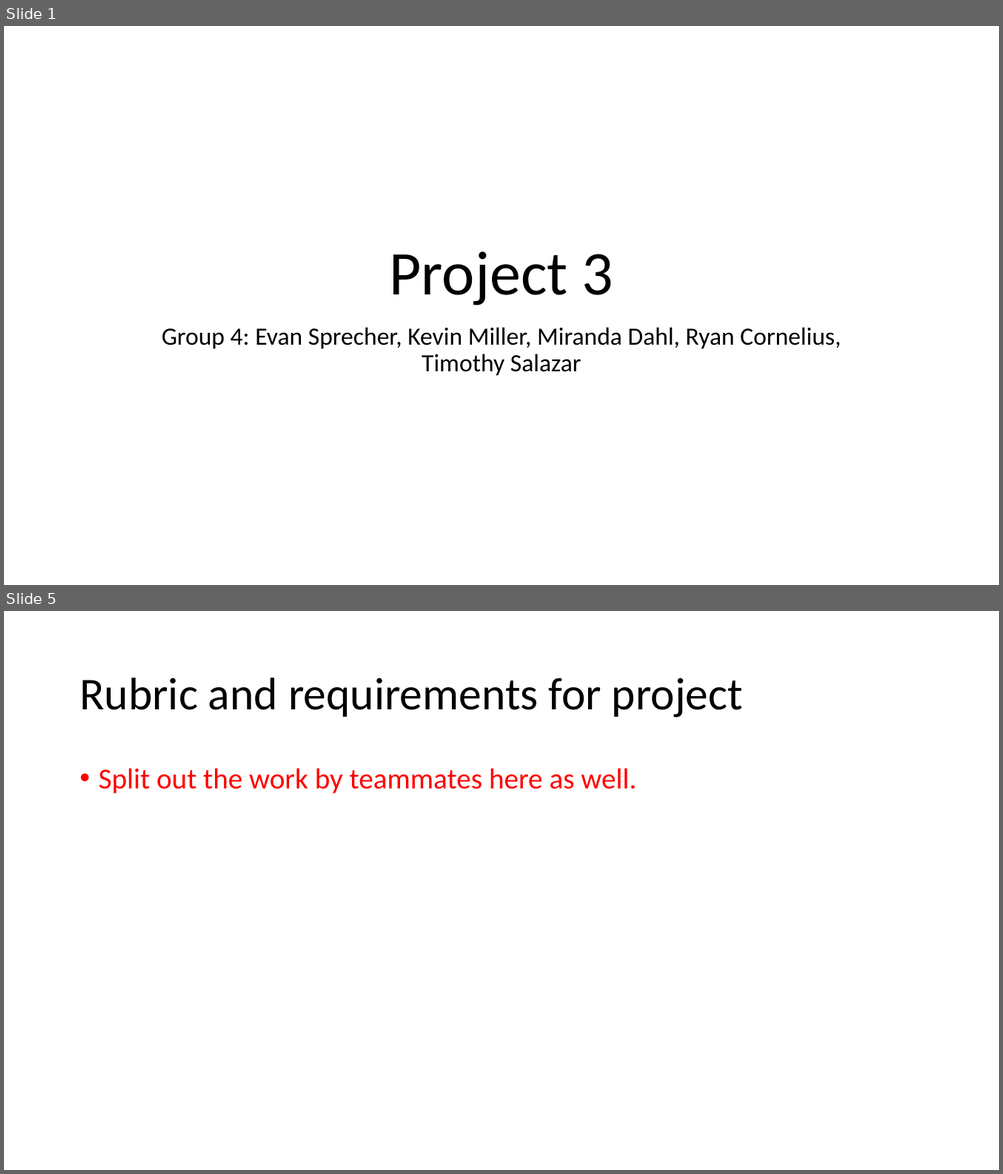
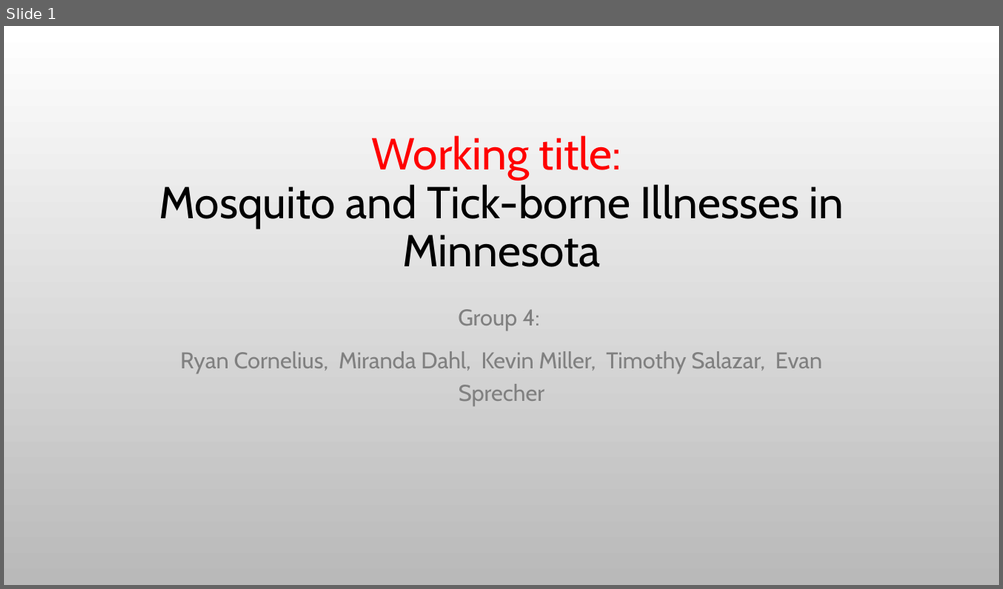
Before and after one commit to Evdawg/Project_3_Mosquito-borne_Diseases, a slide deck: Project_3_proposal.pptx. Shown one above the other, each under a label of ours: slides 1 and 5 before the commit, slide 1 after it; the slides between them are not shown. The pictures are 1003x1174 and 1003x589 pixels, drawn with LibreOffice and Linux fonts; fonts in the diff are those of the drawing; background and template pictures are left out. Boxes give left, top, right and bottom in pixels: in the first picture for what was removed or moved away, otherwise in the second. Text is boxed around its words. In the diff, an @@ line names an element or a change of style, - is before the commit and + after.

```diff
--- a/Project_3_proposal.pptx
+++ b/Project_3_proposal.pptx
@@ slide 5 removed at <box>4,611,999,1170</box>, background #FFFFFF @@
@@ title removed at <box>79,678,743,718</box> @@
-Rubric and requirements for project
@@ text removed at <box>99,768,636,794</box> @@
-• Split out the work by teammates here as well.
@@ slide 1 changed as well @@
@@ background #FFFFFF to picture (left out) @@
@@ title at <box>159,136,844,267</box>: text changed; size 60 to 43.2 pt; font Calibri to Cabin @@
-Project 3
+Working title:
+Mosquito and Tick-borne Illnesses in Minnesota
@@ subtitle at <box>180,309,822,406</box>: text changed; size 24 to 22 pt; font Calibri to Cabin; text colour #000000 to #808080 @@
-Group 4: Evan Sprecher, Kevin Miller, Miranda Dahl, Ryan Cornelius, Timothy Salazar
+Group 4:
+Ryan Cornelius, Miranda Dahl, Kevin Miller, Timothy Salazar, Evan Sprecher
```
Also in this commit, not shown: 2 other slides changed, 4 slides added, 1 other slide removed.
